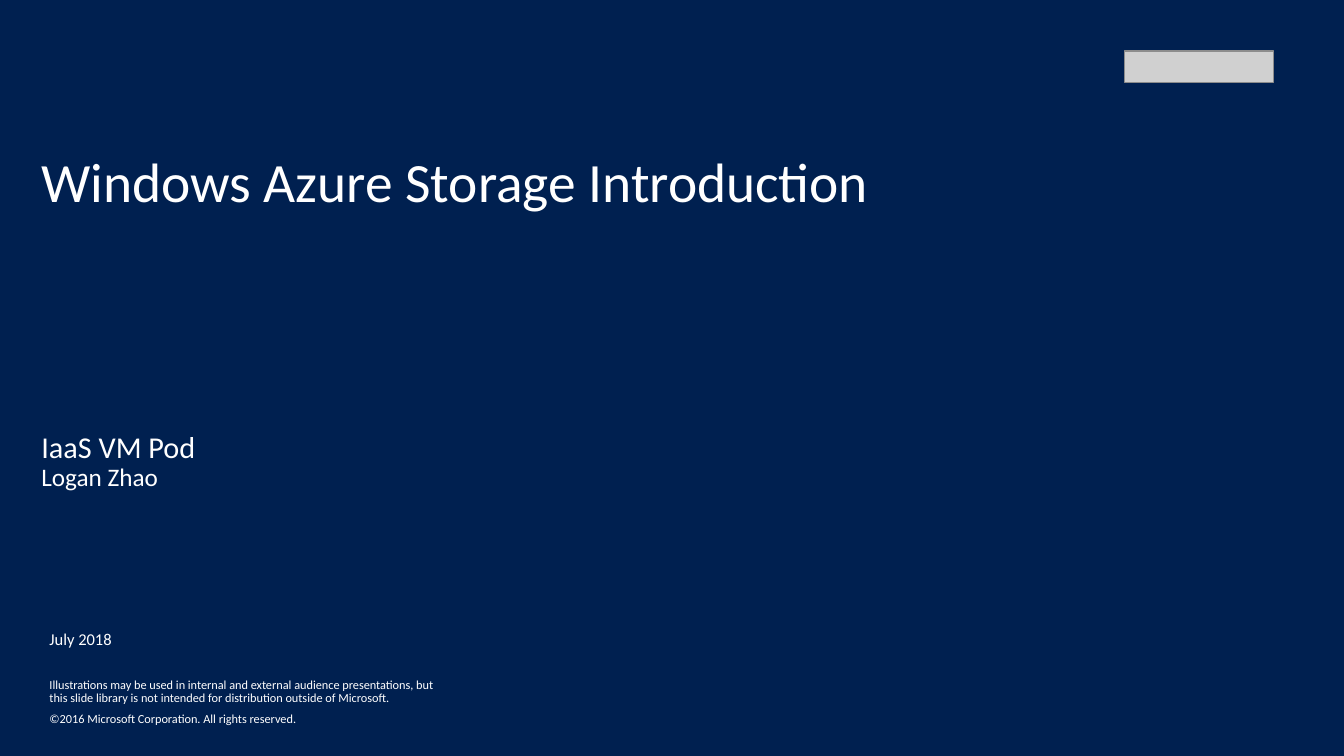
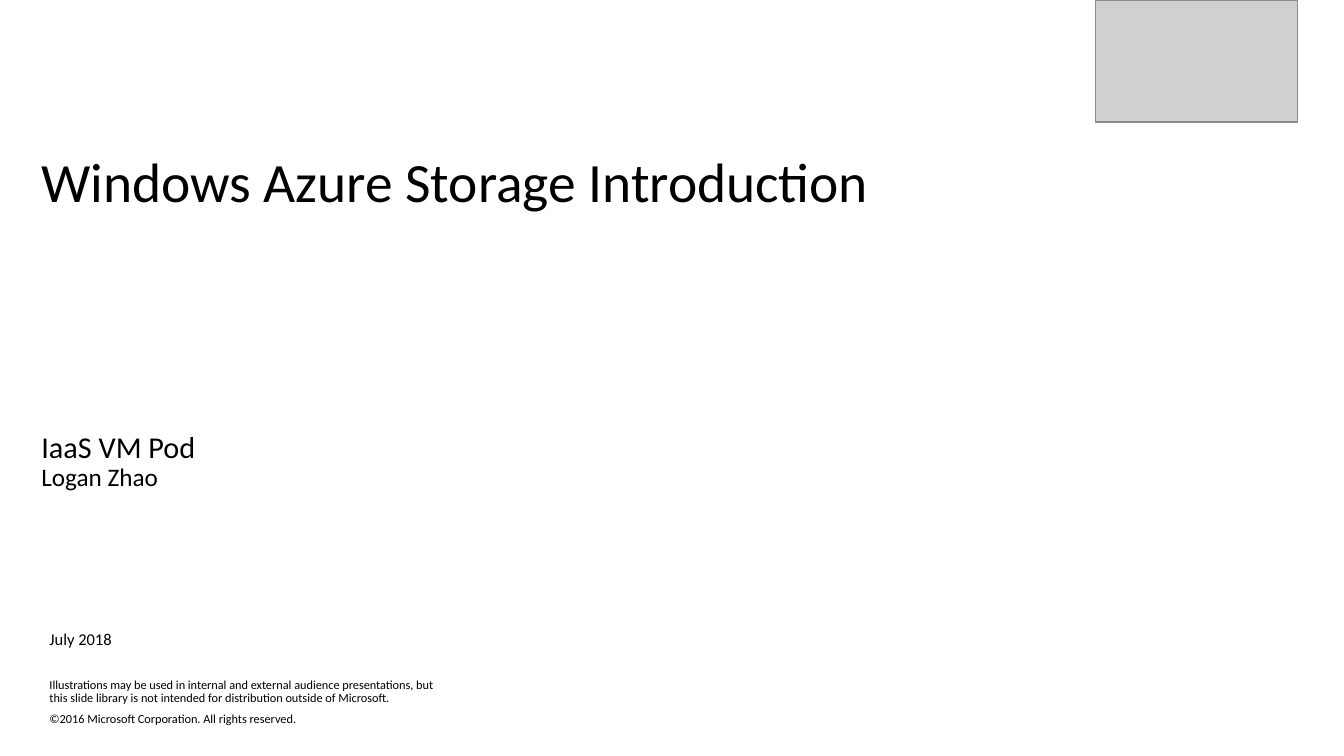
Before and after one commit to LoganZhao/Azure, a slide deck: slide 1 of WAS.pptx. Drawn at 1344x756 pixels with LibreOffice and Linux fonts; fonts in the diff are those of the drawing; grey boxes stand for pictures. Boxes give left, top, right and bottom in pixels: in the first picture for what was removed or moved away, otherwise in the second. Text is boxed around its words. In the diff, an @@ line names an element or a change of style, - is before the commit and + after.

```diff
--- a/WAS.pptx
+++ b/WAS.pptx
@@ background #002050 to #FFFFFF @@
@@ picture added at [1096, 0, 1298, 122] @@
@@ picture removed at [1125, 51, 1273, 84] @@
@@ title "Windows Azure Storage Introduction IaaS ..." at [41, 163, 868, 491]: text colour #FFFFFF to #000000 @@
@@ text "July 2018" at [49, 633, 433, 725]: text colour #FFFFFF to #000000 @@
```
Also in this commit, not shown: 9 other slides changed, 3 slides added.
